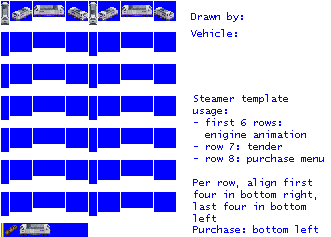
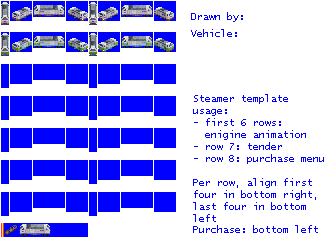
Comparing the layer stacks of the two 331×237 images. Changes:
added layer "Pasted Layer" above "empty.png" over (x1=154, y1=38, x2=174, y2=52)
painted on "empty.png" over (x1=1, y1=33, x2=153, y2=56)
